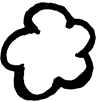
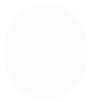
The second (96, 102) image is a revision of the first. Changes to its layers:
added layer "Ellipse 1 copy" above "Ellipse 1" over [4, 4, 88, 99]
added layer "Ellipse 1" above "Layer 3" over [4, 4, 88, 99]
hid "Layer 2" over [0, 2, 96, 101]
